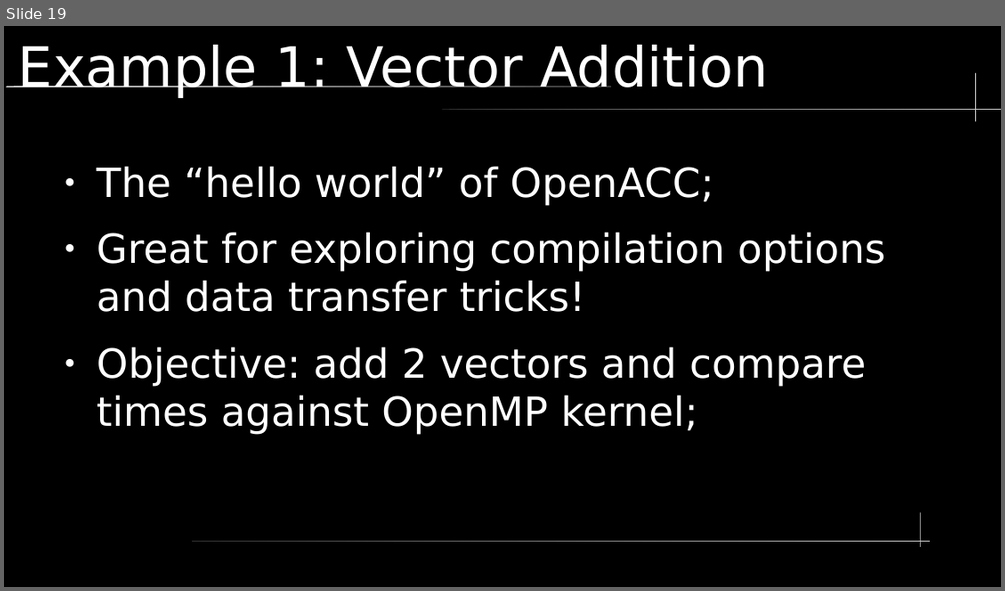
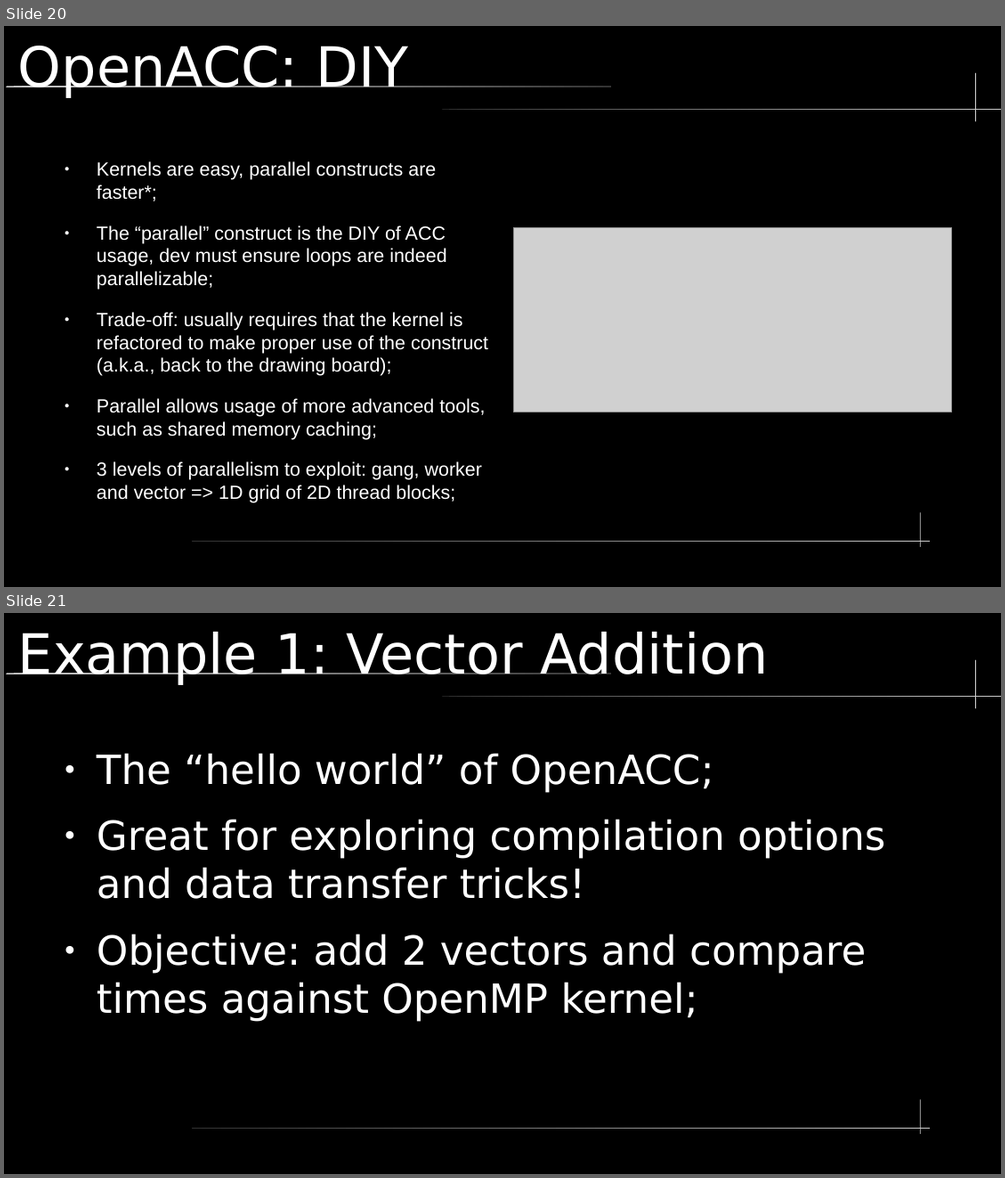
Before and after one commit to LucasGasparinoBSC/presentationUPC, a slide deck: lectureAlyaGPU.odp. Shown one above the other, each under a label of ours: slide 19 before the commit, slides 20 and 21 after it. The pictures are 1005x591 and 1005x1178 pixels, drawn with LibreOffice and Linux fonts; fonts in the diff are those of the drawing; grey boxes stand for pictures. Boxes give left, top, right and bottom in pixels: in the first picture for what was removed or moved away, otherwise in the second. Text is boxed around its words. In the diff, an @@ line names an element or a change of style, - is before the commit and + after.

```diff
--- a/lectureAlyaGPU.odp
+++ b/lectureAlyaGPU.odp
@@ slide 20 added at (4, 26, 1001, 587), background #000000; not listed: 5 template elements that a slide beside it also shows @@
@@ title added at (18, 46, 408, 98), 44 pt, text #FFFFFF @@
+OpenACC: DIY
@@ text added at (97, 161, 488, 503), 15.2 pt, text #FFFFFF @@
+● Kernels are easy, parallel constructs are faster*;
+● The “parallel” construct is the DIY of ACC usage, dev must ensure loops are indeed parallelizable;
+● Trade-off: usually requires that the kernel is refactored to make proper use of the construct (a.k.a., back to the drawing board);
+● Parallel allows usage of more advanced tools, such as shared memory caching;
+● 3 levels of parallelism to exploit: gang, worker and vector => 1D grid of 2D thread blocks;
@@ picture added at (513, 228, 951, 413) @@
@@ what was slide 19 is now slide 21 @@
```
Also in this commit, not shown: 2 slides changed, 1 other slide added.
